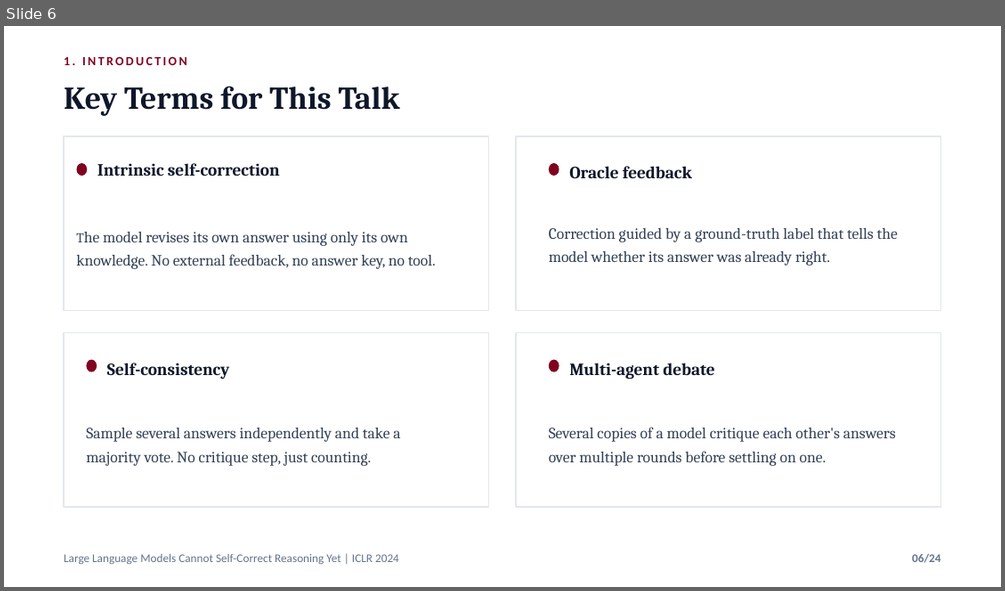
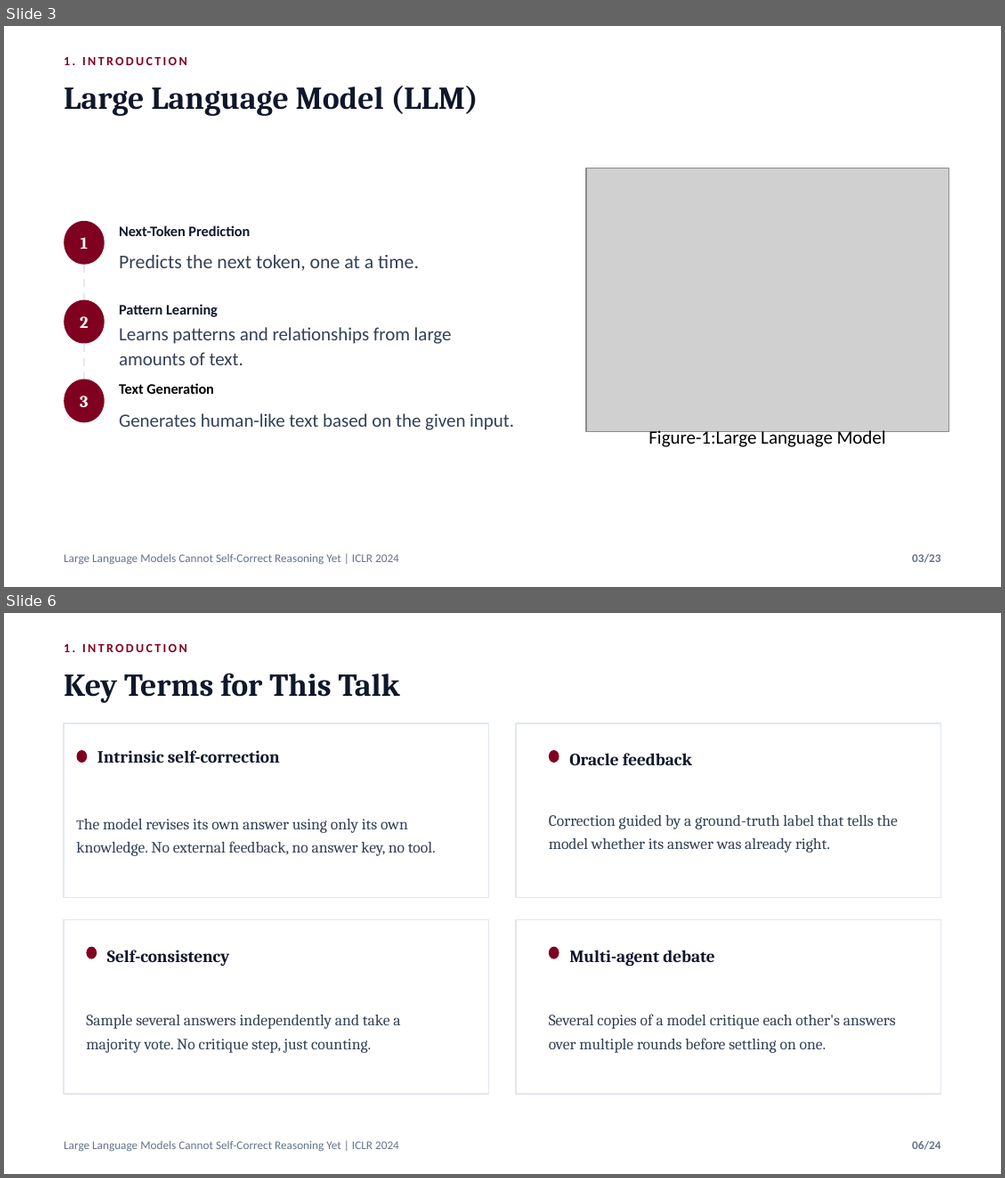
Before and after one commit to nafiskabbo/presentation, a slide deck: output/LLM_Self_Correction_ICLR2024_Group_Presentation-final.pptx. Shown one above the other, each under a label of ours: slide 6 before the commit, slides 3 and 6 after it; the slides between them are not shown. The pictures are 1005x591 and 1005x1178 pixels, drawn with LibreOffice and Linux fonts; fonts in the diff are those of the drawing; grey boxes stand for pictures. Boxes give left, top, right and bottom in pixels: in the first picture for what was removed or moved away, otherwise in the second. Text is boxed around its words. In the diff, an @@ line names an element or a change of style, - is before the commit and + after.

```diff
--- a/output/LLM_Self_Correction_ICLR2024_Group_Presentation-final.pptx
+++ b/output/LLM_Self_Correction_ICLR2024_Group_Presentation-final.pptx
@@ slide 3 added at box(4, 26, 1001, 587), background #FFFFFF @@
@@ text added at box(64, 56, 187, 65), 9 pt, text #800020, bold @@
+1. INTRODUCTION
@@ text added at box(64, 86, 478, 116), 23 pt, text #0F172A, bold @@
+Large Language Model (LLM)
@@ picture added at box(586, 168, 949, 432) @@
@@ ellipse added at box(64, 220, 105, 265), fill #800020 @@
@@ text added at box(81, 237, 89, 248), 12 pt, text #FFFFFF, bold @@
+1
@@ text added at box(119, 225, 250, 236), 10.5 pt, text #0F172A, bold @@
+Next-Token Prediction
@@ line added from (84, 265) to (84, 304), #E2E8F0 1.5 pt dashed @@
@@ text added at box(119, 255, 419, 271), 14 pt, text #334155 @@
+Predicts the next token, one at a time.
@@ ellipse added at box(64, 300, 105, 344), fill #800020 @@
@@ text added at box(80, 316, 88, 328), 12 pt, text #FFFFFF, bold @@
+2
@@ text added at box(119, 304, 218, 317), 10.5 pt, text #0F172A, bold @@
+Pattern Learning
@@ line added from (84, 343) to (84, 383), #E2E8F0 1.5 pt dashed @@
@@ text added at box(119, 327, 452, 365), 13.5 pt, text #334155 @@
+Learns patterns and relationships from large amounts of text.
@@ ellipse added at box(64, 378, 105, 423), fill #800020 @@
@@ text added at box(80, 395, 88, 407), 12 pt, text #FFFFFF, bold @@
+3
@@ text added at box(119, 383, 214, 394), 10.5 pt, text #000000, bold @@
+Text Generation
@@ text added at box(119, 413, 514, 430), 13.5 pt, text #334155 @@
+Generates human-like text based on the given input.
@@ text added at box(648, 428, 886, 447), 13.5 pt, text #000000 @@
+Figure-1:Large Language Model
@@ text added at box(64, 554, 399, 564), 8.5 pt, text #64748B @@
+Large Language Models Cannot Self-Correct Reasoning Yet | ICLR 2024
@@ text added at box(912, 554, 940, 563), 8.5 pt, text #64748B, bold @@
+03/23
```
Also in this commit, not shown: 13 slides changed, 1 slide removed, 9 other files.
